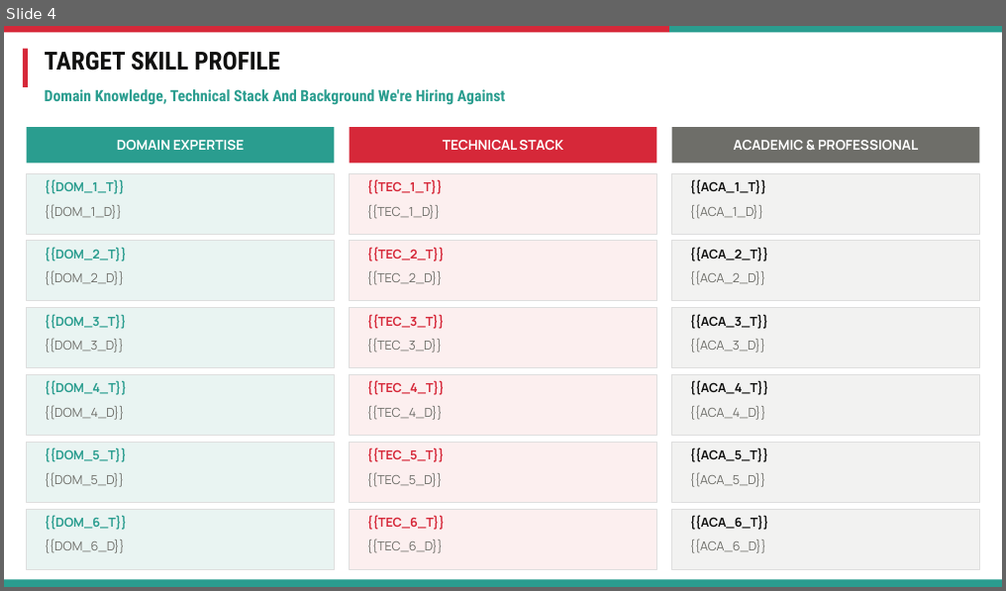
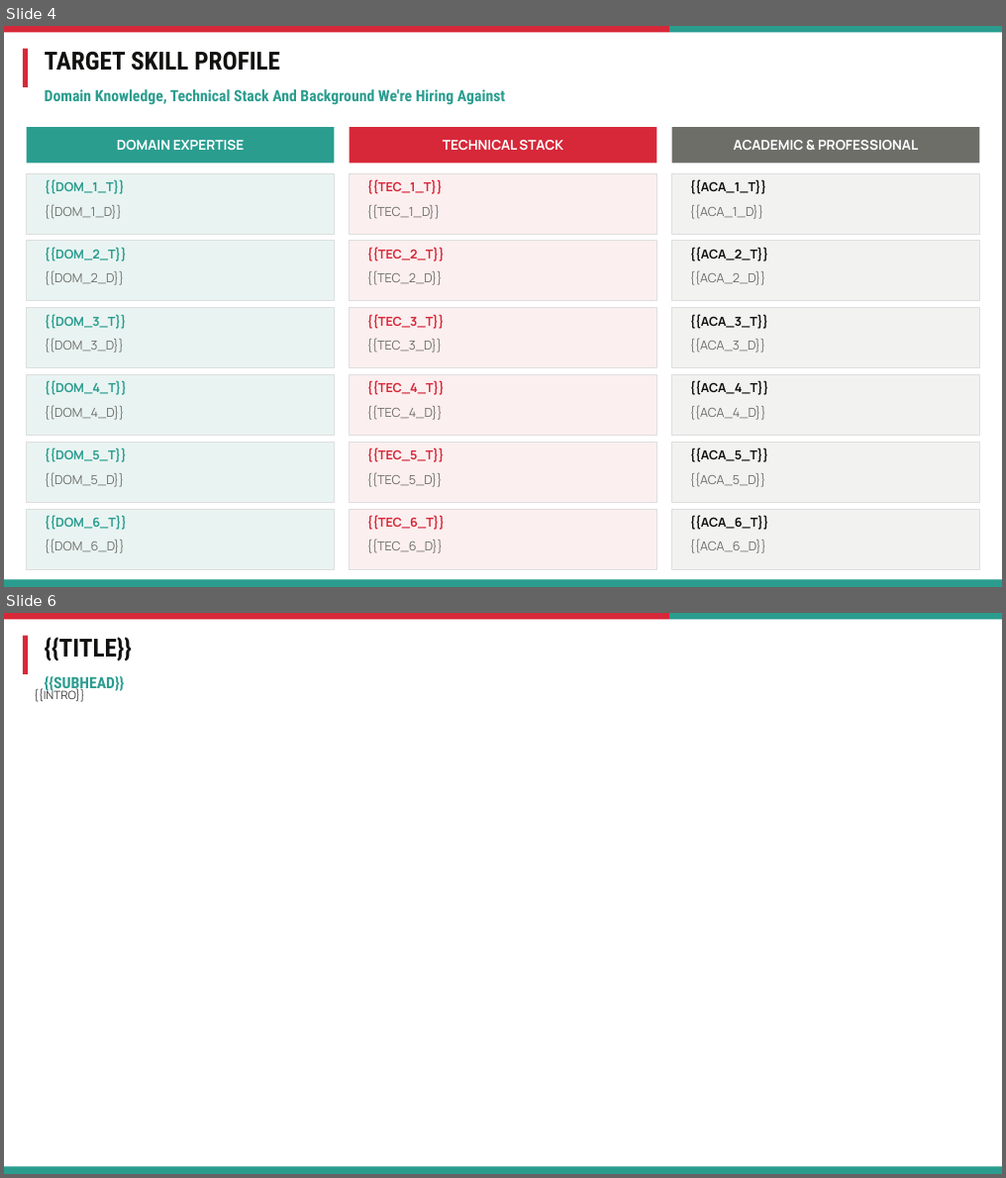
Before and after one commit to athu07/Deck-Engine, a slide deck: data/templates/skills_templates.pptx. Shown one above the other, each under a label of ours: slide 4 before the commit, slides 4 and 6 after it; the slides between them are not shown. The pictures are 1006x591 and 1006x1178 pixels, drawn with LibreOffice and Linux fonts; fonts in the diff are those of the drawing. Boxes give left, top, right and bottom in pixels: in the first picture for what was removed or moved away, otherwise in the second. Text is boxed around its words. In the diff, an @@ line names an element or a change of style, - is before the commit and + after.

```diff
--- a/data/templates/skills_templates.pptx
+++ b/data/templates/skills_templates.pptx
@@ slide 6 added at (x1=4, y1=613, x2=1002, y2=1174), background #FFFFFF @@
@@ rectangle added at (x1=4, y1=613, x2=669, y2=619), fill #D62839 @@
@@ rectangle added at (x1=23, y1=636, x2=28, y2=674), fill #D62839 @@
@@ text added at (x1=45, y1=637, x2=132, y2=662), 24 pt, text #111110, bold @@
+{{TITLE}}
@@ rectangle added at (x1=669, y1=613, x2=1002, y2=619), fill #2A9D8F @@
@@ text added at (x1=34, y1=688, x2=85, y2=702), 11 pt, text #3E3E3E @@
+{{INTRO}}
@@ text added at (x1=45, y1=676, x2=125, y2=693), 15 pt, text #2A9D8F, bold @@
+{{SUBHEAD}}
@@ rectangle added at (x1=4, y1=1167, x2=1002, y2=1174), fill #2A9D8F @@
```
Also in this commit, not shown: 6 other slides added, 39 other files.
